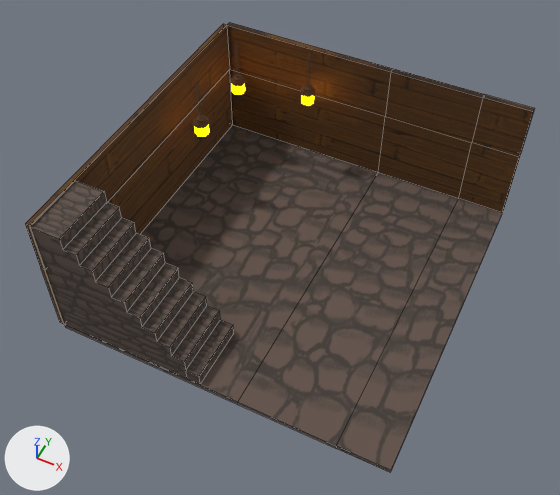
The FBX model Comujam(1)/Assets/MyProject/Objects/Porao.fbx, before and after one commit.
Both versions are drawn from a 50 mm lens placed at (7.05, -5.86, 6.54), pointed at (3.57, 1.11, -2.17). Every picture has the same lights, and +X, +Y and +Z are marked at lower left. Mesh edges are drawn as thin lines on the coarser meshes. Where no turn or scale is listed for an object, it has been applied to the vertices.

The scene before the commit, as lines of its bpy script (objects in view):
```python
me_cube_008 = bpy.data.meshes.new('Cube.008')
me_cube_008.from_pydata(...)  # 46 vertices, 27 faces; spans x -2.25..0.02, y -2.75..-1.81, z 0.02..2.03
me_cube_008.materials.append(mat_taverna)  # picture img_taverna_diffuse_png
me_cube_012 = bpy.data.meshes.new('Cube.012')
me_cube_012.from_pydata(...)  # 24 vertices, 22 faces; spans x -2.23..2.76, y 2.23..2.31, z 0.02..2.07
me_cube_012.materials.append(mat_taverna)  # picture img_taverna_diffuse_png
me_cube_014 = bpy.data.meshes.new('Cube.014')
me_cube_014.from_pydata(...)  # 12 vertices, 10 faces; spans x -2.3..-2.23, y -2.76..2.23, z 0.02..2.07
me_cube_014.materials.append(mat_taverna)  # picture img_taverna_diffuse_png
ob_escadas = bpy.data.objects.new('escadas', me_cube_008)
ob_escadas.location = (3.56, 1.43, -2.51)
ob_porao_parede_1 = bpy.data.objects.new('porao_parede_1', me_cube_014)
ob_porao_parede_1.location = (3.56, 1.43, -2.51)
ob_porao_parede_2 = bpy.data.objects.new('porao_parede_2', me_cube_012)
ob_porao_parede_2.location = (3.56, 1.43, -2.51)
# also in view: 'porao_chao' at (3.83, 1.16, -2.52)
```
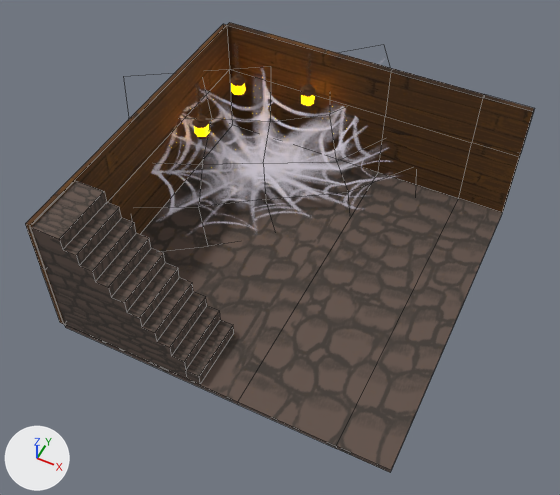
Where the newer file only moved an object's origin or applied its transform, the numbers keep the older frame.

Pixel boxes (x1, y1, x2, y2) of what changed, in the pictures (560 x 495 px):
'TEIA', added
    after: (151, 73, 392, 229)

The change, as a list of edits to the scene's bpy script:
```text
Add img_teias_diffuse_png:
    img_teias_diffuse_png = load_image('Teias_diffuse.png', 'Teias_diffuse.png', 1024, 1024, 'sRGB')
Add mat_material_001:
    mat_material_001 = principled_material('Material.001')
    mat_material_001.texture = img_teias_diffuse_png  # with its transparency
Add me_plane_001:
    me_plane_001.from_pydata(...)  # 25 vertices, 16 faces; spans x -2.35..2.37, y -2.2..2.65, z -0.75..1.07
    me_plane_001.materials.append(mat_material_001)  # picture img_teias_diffuse_png
Add ob_teia:
    ob_teia = bpy.data.objects.new('TEIA', me_plane_001)
    ob_teia.location = (2.62, 2.44, -1.88)
```
